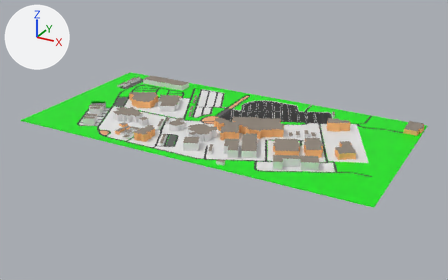
What one commit did to the Blender file Assets/models/map/mapOutline.blend.
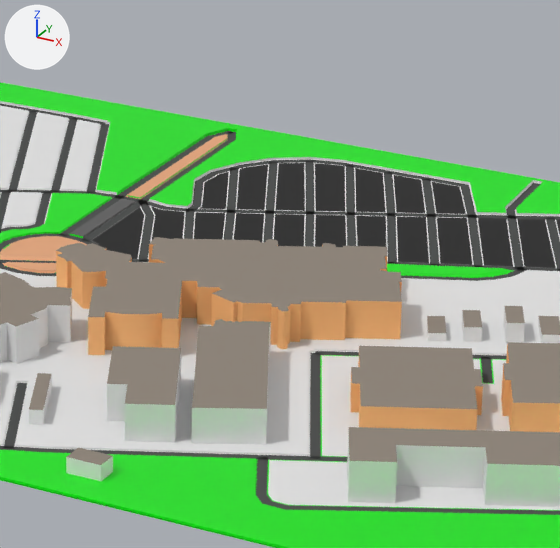
There are two pictures of each version: one whole from a camera (50 mm lens) standing at (609.0, -1098.0, 511.0) and looking at (13.0, -13.0, -32.0), one close up on the part from 45% to 70% of the width and 25% to 64% of the height. Every picture has the same lights, and +X, +Y and +Z are marked at upper left.

In view in the first close-up: 'Plane.001', 'map_2.osm_buildings.002', 'map_2.osm_roads_service'.
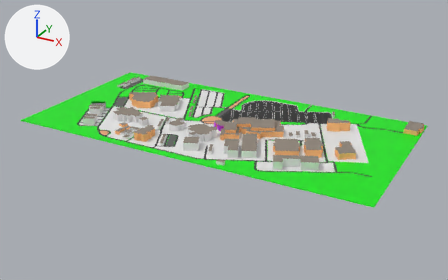
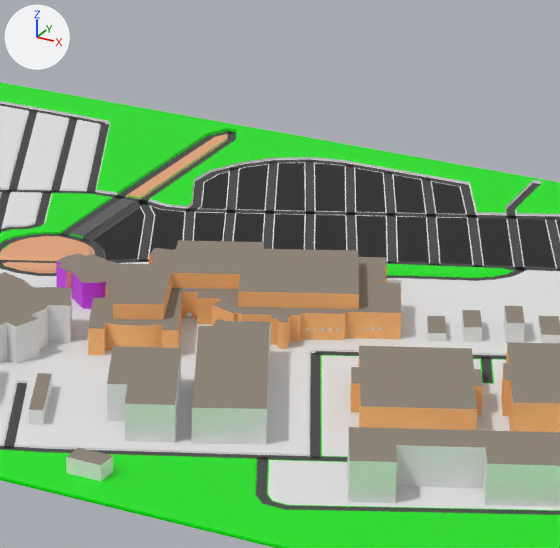
The change, as a list of edits to the scene's bpy script:
```text
Add mat_material_001:
    mat_material_001 = principled_material('Material.001')
    mat_material_001.base_color = (0.58, 0.0281, 0.8)  # purple #c82fe7
Add mat_doortop:
    mat_doortop = principled_material('doorTop')
    mat_doortop.base_color = (0.8, 0.8, 0.8)  # white #e7e7e7
Add mat_doorbotom:
    mat_doorbotom = principled_material('doorBotom')
    mat_doorbotom.base_color = (0.315, 0.315, 0.315)  # grey #989898
Add mat_windows:
    mat_windows = principled_material('windows')
    mat_windows.base_color = (0.8, 0.8, 0.8)  # white #e7e7e7
Add mat_sills:
    mat_sills = principled_material('sills')
    mat_sills.base_color = (0.8, 0.8, 0.8)  # white #e7e7e7
Change me_map_2_osm_buildings_049:
    used by ob_map_2_osm_buildings_002; location = (0.0, 0.0, 0.0)
    remove me_map_2_osm_buildings_049.from_pydata(...)  # 1911 vertices, 774 faces; spans x -351.0..394.0, y -185.0..184.0, z -1.0..20.0
    add me_map_2_osm_buildings_049.from_pydata(...)  # 2171 vertices, 1126 faces; spans x -351.0..394.0, y -185.0..184.0, z -1.0..20.0
    me_map_2_osm_buildings_049 part 1: the loose piece of 104 vertices spanning x -5.0..149.0, y -83.0..47.0, z 18.0 is rebuilt with 21 vertices and now spans x 27.0..132.0, y -70.0..33.0, z 13.0..20.0
    me_map_2_osm_buildings_049 part 2: 6 vertices moved from x 30.0..149.0, y -51.0..-7.0, z 18.0 to x 31.0..143.0, y -49.0..-10.0, z -1.0; 151 vertices removed from x -5.0..140.0, y -83.0..47.0, z -1.0..18.0; 462 vertices added at x 7.0..149.0, y -83.0..31.0, z -1.0..13.0
    add me_map_2_osm_buildings_049.materials.append(mat_material_001)  # purple #c82fe7
    add me_map_2_osm_buildings_049.materials.append(mat_windows)  # white #e7e7e7
    add me_map_2_osm_buildings_049.materials.append(mat_doortop)  # white #e7e7e7
    add me_map_2_osm_buildings_049.materials.append(mat_doorbotom)  # grey #989898
    add me_map_2_osm_buildings_049.materials.append(mat_sills)  # white #e7e7e7
Add me_map_2_osm_buildings_003:
    me_map_2_osm_buildings_003.from_pydata(...)  # 396 vertices, 260 faces; spans x -5.0..149.0, y -83.0..47.0, z -1.0..20.0
    me_map_2_osm_buildings_003.polygons.foreach_set('use_smooth', [True] * 260)
    # faces by material slot: [2, 128, 43, 4, 83]
    me_map_2_osm_buildings_003.materials.append(mat_roof)  # grey #93897e
    me_map_2_osm_buildings_003.materials.append(mat_wall1)  # orange #ffbc7c
    me_map_2_osm_buildings_003.materials.append(mat_material_001)  # purple #c82fe7
    me_map_2_osm_buildings_003.materials.append(mat_windows)  # white #e7e7e7
    me_map_2_osm_buildings_003.materials.append(mat_sills)  # white #e7e7e7
Add ob_map_2_osm_buildings_001:
    ob_map_2_osm_buildings_001 = bpy.data.objects.new('map_2.osm_buildings.001', me_map_2_osm_buildings_003)
    ob_map_2_osm_buildings_001.location = (0.0, 0.0, 0.0)
```

What differs and where, as boxes (x1, y1, x2, y2) in the close-ups (560 x 548 px):
'map_2.osm_buildings.002', reshaped
    before: (0, 237, 560, 507)
    after: (0, 240, 560, 507)
'map_2.osm_buildings.001', added
    after: (56, 243, 401, 330)
    faces in mat_roof (grey #93897e): (57, 248, 401, 330)
    faces in mat_material_001 (purple #c82fe7): (56, 259, 107, 288)
    faces in mat_wall1 (orange #ffbc7c): (67, 243, 387, 288)
part 1 of me_map_2_osm_buildings_049, rebuilt (29% narrower)
    before: (56, 237, 402, 319)
    after: (113, 240, 359, 319)
part 2 of me_map_2_osm_buildings_049, built on
    before: (56, 244, 402, 355)
    after: (71, 272, 401, 355)
